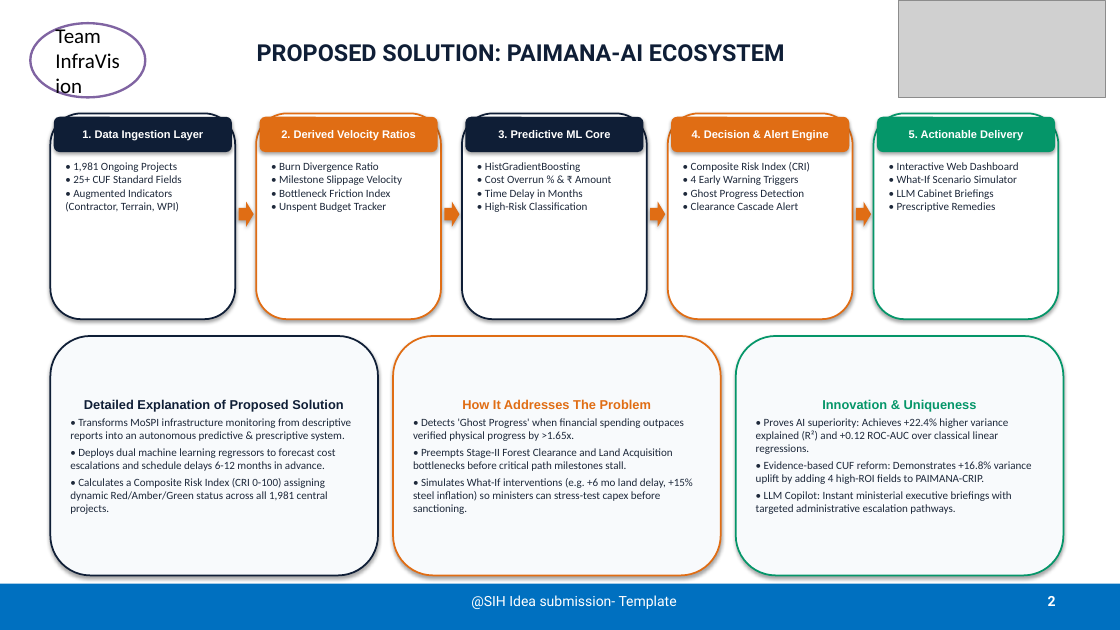
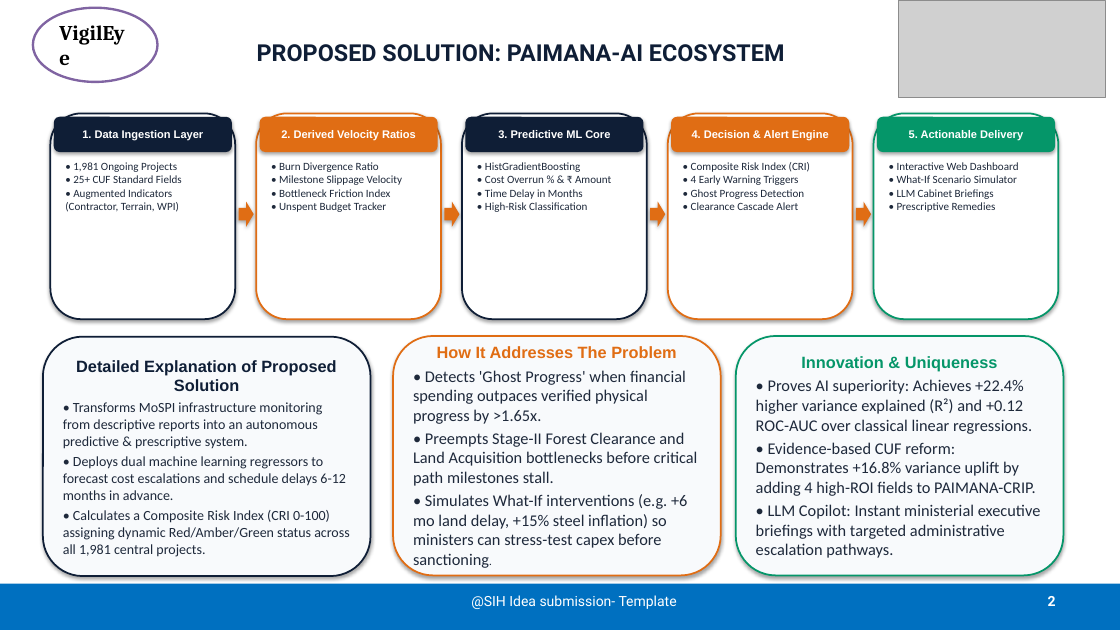
Before and after one commit to Saba2704/Paimana-AI, a slide deck: slide 2 of sih_submission/SIH_2026_Final_Submission_Visual_Architecture.pptx. Drawn at 1120x630 pixels with LibreOffice and Linux fonts; fonts in the diff are those of the drawing; grey boxes stand for pictures. Boxes give left, top, right and bottom in pixels: in the first picture for what was removed or moved away, otherwise in the second. Text is boxed around its words. In the diff, an @@ line names an element or a change of style, - is before the commit and + after.

Commit message:
Update working repository at D:\paimana-ai

```diff
--- a/sih_submission/SIH_2026_Final_Submission_Visual_Architecture.pptx
+++ b/sih_submission/SIH_2026_Final_Submission_Visual_Architecture.pptx
@@ ellipse "VigilEye": place and size @@
-ellipse "VigilEye" at box(30, 24, 145, 97)
+ellipse "VigilEye" at box(33, 8, 157, 82)
@@ text in ellipse at box(55, 25, 101, 43): text changed; font Calibri to Cambria; bold on @@
-Team InfraVision
+VigilEye
@@ rounded rectangle "Detailed Explanation of Proposed Solution": place and size @@
-rounded rectangle "Detailed Explanation of Proposed Solution" at box(50, 336, 378, 576)
+rounded rectangle "Detailed Explanation of Proposed Solution" at box(43, 337, 371, 576)
@@ rounded rectangle "Detailed Explanation of Proposed Solution" at box(43, 337, 371, 576): size 11 to 14 pt in "Detailed Explanation of Proposed Solution"; size 9.5 to 12 pt in "• Transforms MoSPI infrastructure monitoring from descriptiv ...", "• Deploys dual machine learning regressors to ...", "• Calculates a Composite Risk Index (CRI ..." @@
@@ rounded rectangle "How It Addresses The Problem" at box(393, 336, 721, 576): size 11 to 14 pt in "How It Addresses The Problem"; size 9.5 to 14 pt @@
@@ rounded rectangle "Innovation & Uniqueness" at box(736, 336, 1064, 576): size 11 to 14 pt in "Innovation & Uniqueness"; size 9.5 to 14 pt @@
```
Also in this commit, not shown: 5 other slides changed, 1 slide removed, 3 other files.
